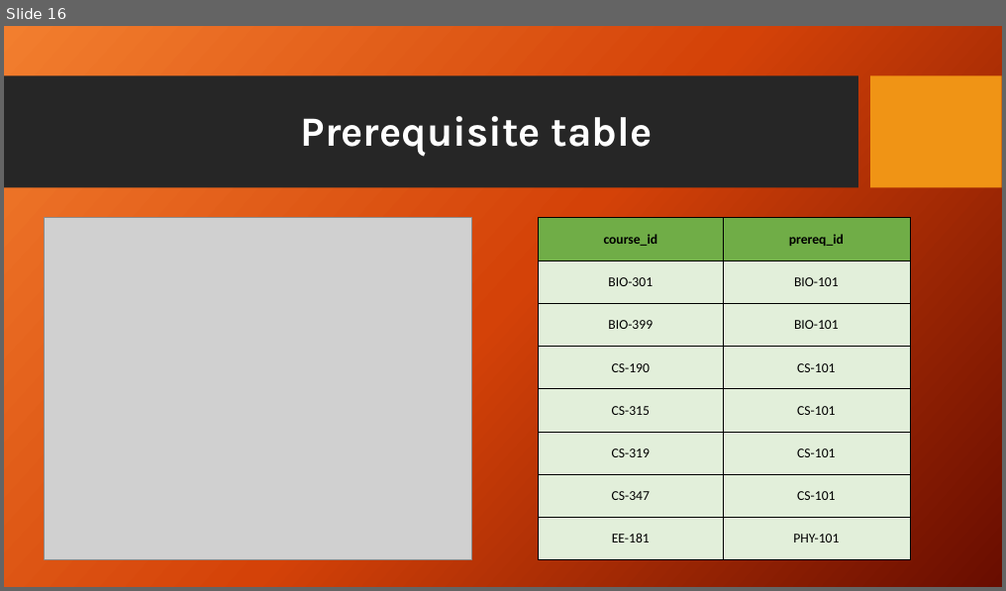
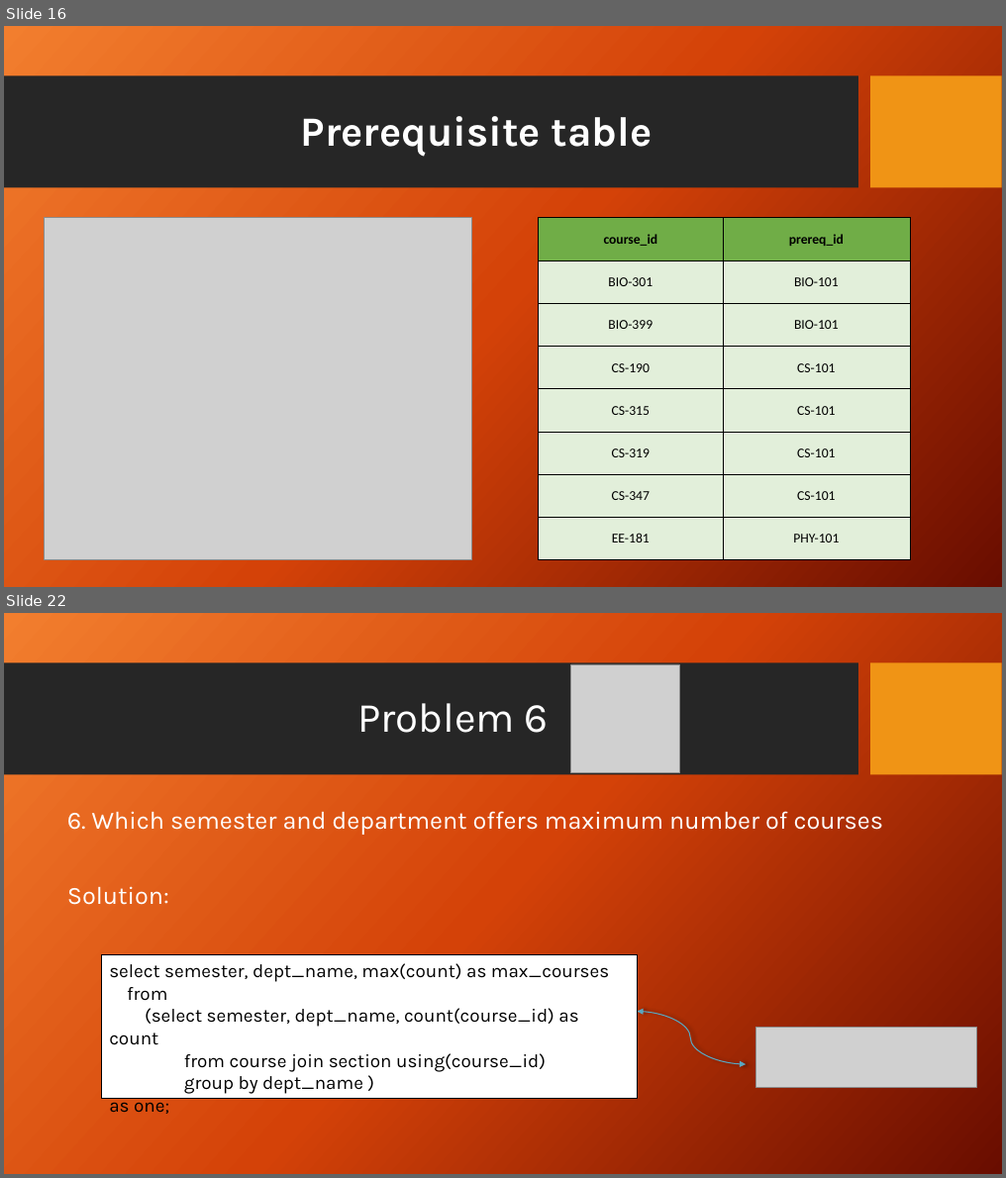
Before and after one commit to Antooo8/Antooo8, a slide deck: University Case study.pptx. Shown one above the other, each under a label of ours: slide 16 before the commit, slides 16 and 22 after it; the slides between them are not shown. The pictures are 1006x591 and 1006x1178 pixels, drawn with LibreOffice and Linux fonts; fonts in the diff are those of the drawing; grey boxes stand for pictures; background and template pictures are left out. Boxes give left, top, right and bottom in pixels: in the first picture for what was removed or moved away, otherwise in the second. Text is boxed around its words. In the diff, an @@ line names an element or a change of style, - is before the commit and + after.

```diff
--- a/University Case study.pptx
+++ b/University Case study.pptx
@@ slide 22 added at [4, 613, 1002, 1174], background picture (left out); not listed: 2 template elements that a slide beside it also shows @@
@@ picture added at [570, 664, 679, 773] @@
@@ text added at [357, 703, 548, 733], 40 pt, text #FFFFFF @@
+Problem 6
@@ text added at [67, 811, 884, 905], 24 pt, text #FFFFFF @@
+6. Which semester and department offers maximum number of courses
+Solution:
@@ rectangle added at [102, 956, 638, 1100], fill #FFFFFF, outline #000000 1 pt, 18 pt, text #000000 @@
+select semester, dept_name, max(count) as max_courses
+from
+(select semester, dept_name, count(course_id) as count
+from course join section using(course_id)
+group by dept_name )
+as one;
@@ curved double arrow added from (637, 1011) to (746, 1064), #5AA6C0 1 pt @@
@@ picture added at [756, 1027, 976, 1087] @@
```
Also in this commit, not shown: 30 other slides added.
